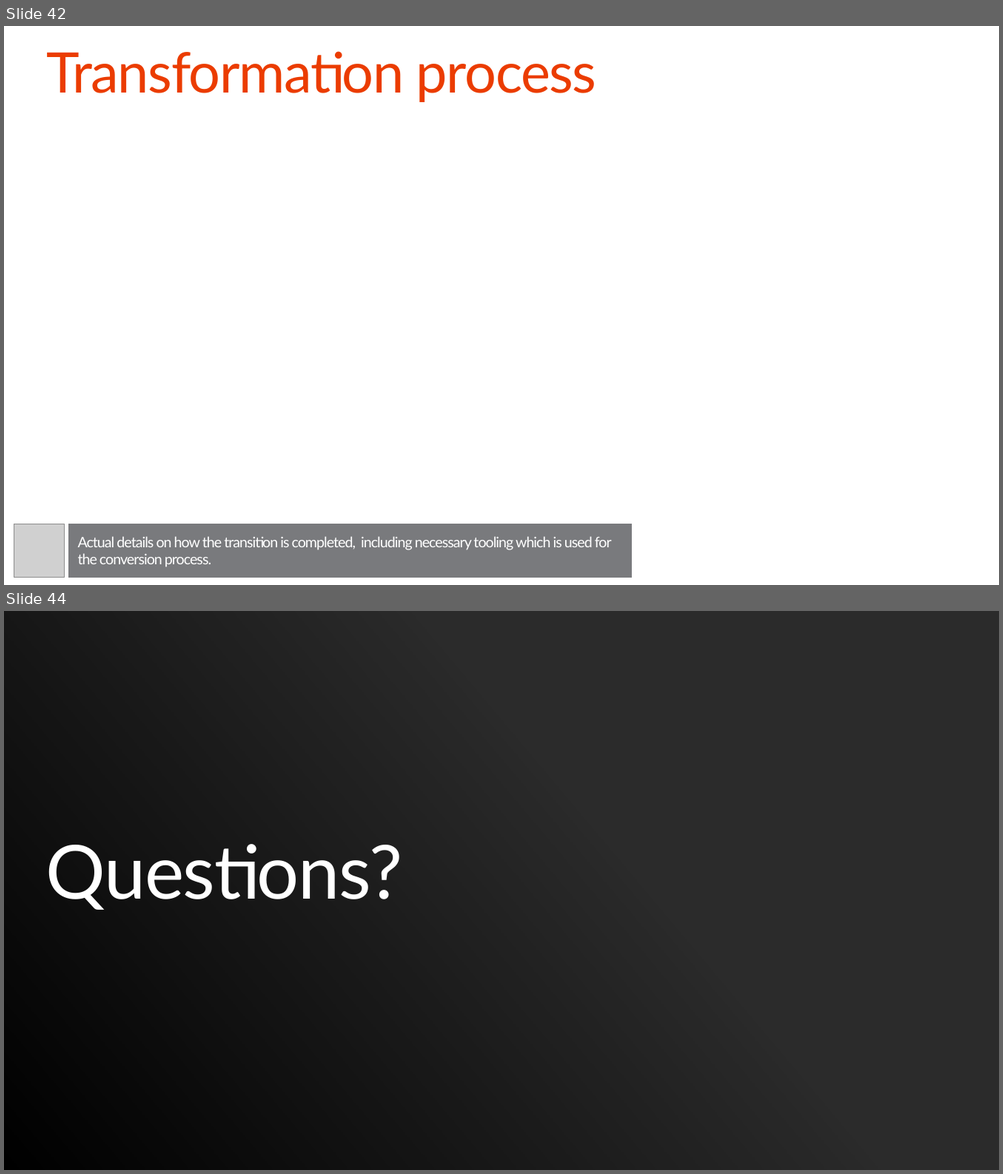
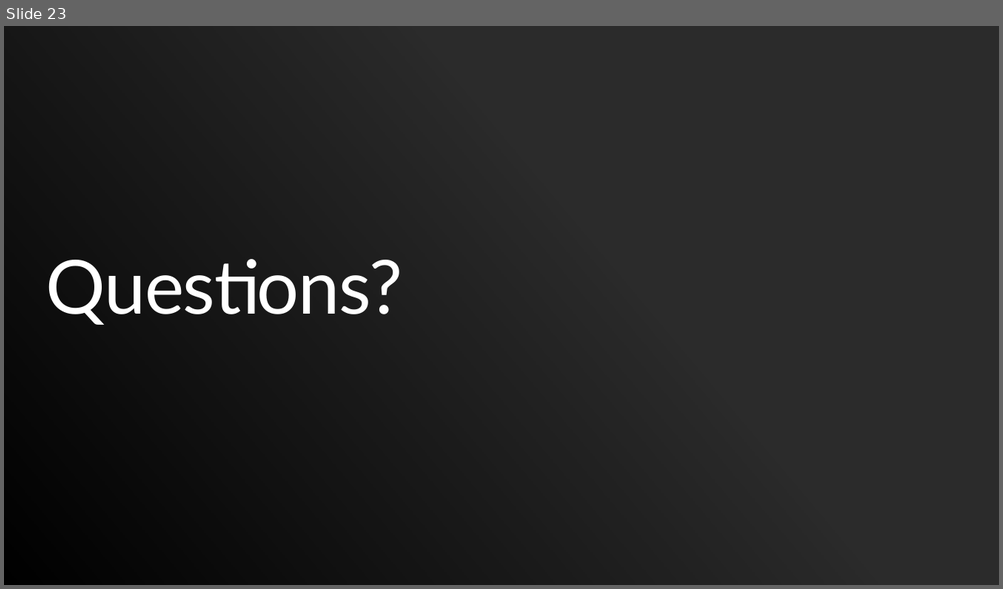
Before and after one commit to SharePoint/PnP-Guidance, a slide deck: PnP Transformation Process/Templates/Solution Design Report Presentation Template.pptx. Shown one above the other, each under a label of ours: slides 42 and 44 before the commit, slide 23 after it; the slides between them are not shown. The pictures are 1003x1174 and 1003x589 pixels, drawn with LibreOffice and Linux fonts; fonts in the diff are those of the drawing; grey boxes stand for pictures; background and template pictures are left out; a plain dark background stands for a picture behind light text. Boxes give left, top, right and bottom in pixels: in the first picture for what was removed or moved away, otherwise in the second. Text is boxed around its words. In the diff, an @@ line names an element or a change of style, - is before the commit and + after.

```diff
--- a/PnP Transformation Process/Templates/Solution Design Report Presentation Template.pptx
+++ b/PnP Transformation Process/Templates/Solution Design Report Presentation Template.pptx
@@ slide 42 removed at bbox=[4, 26, 999, 585], background #FFFFFF @@
@@ title removed at bbox=[46, 51, 597, 102] @@
-Transformation process
@@ picture removed at bbox=[14, 525, 65, 577] @@
@@ rectangle removed at bbox=[69, 525, 632, 577] @@
-Actual details on how the transition is completed, including necessary tooling which is used for the conversion process.
@@ what was slide 44 is now slide 23 @@
```
Also in this commit, not shown: 4 slides changed, 18 slides added, 38 other slides removed.
